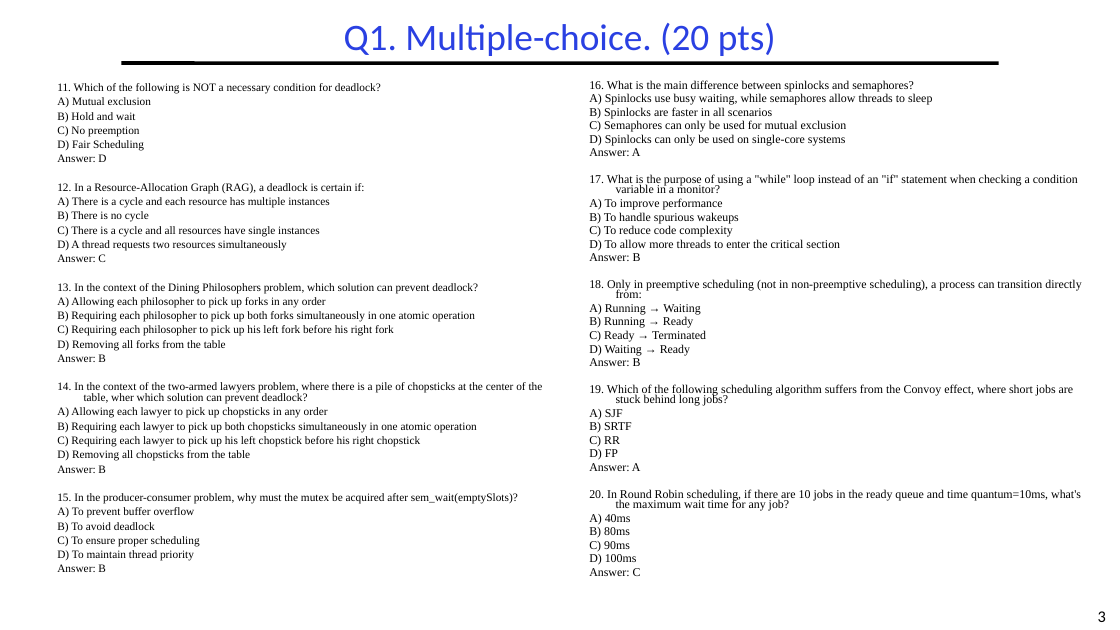
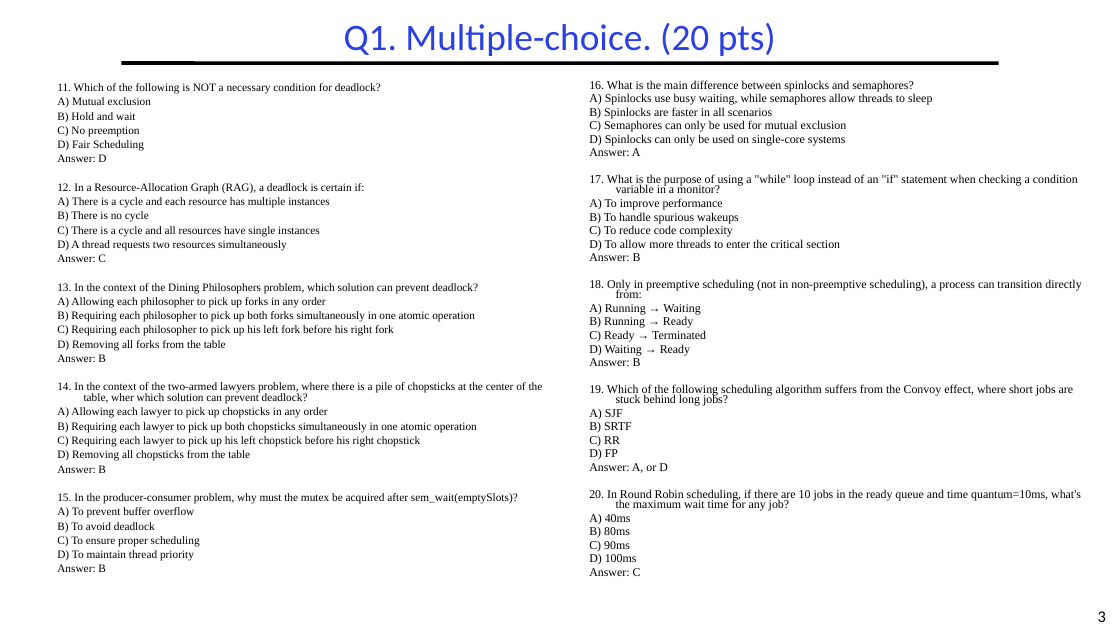
Before and after one commit to guhofstra/CSC256Fa25, a slide deck: slide 3 of PPTs/Exam/CSC112 MidtermExam Sp2025.pptx. Drawn at 1120x630 pixels with LibreOffice and Linux fonts; fonts in the diff are those of the drawing. Boxes give left, top, right and bottom in pixels: in the first picture for what was removed or moved away, otherwise in the second. Text is boxed around its words. In the diff, an @@ line names an element or a change of style, - is before the commit and + after.

```diff
--- a/PPTs/Exam/CSC112 MidtermExam Sp2025.pptx
+++ b/PPTs/Exam/CSC112 MidtermExam Sp2025.pptx
@@ text at <box>589,463,668,473</box>: text changed @@
-Answer: A
+Answer: A, or D
```
Also in this commit, not shown: 9 other slides changed, 1 slide added, 25 other files.
